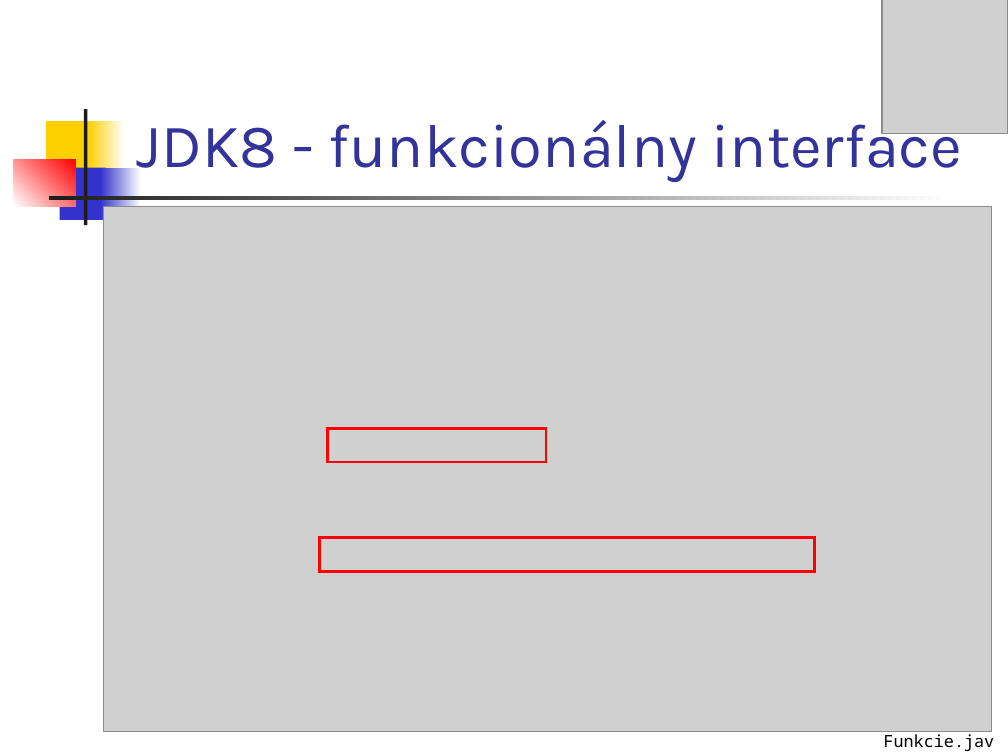
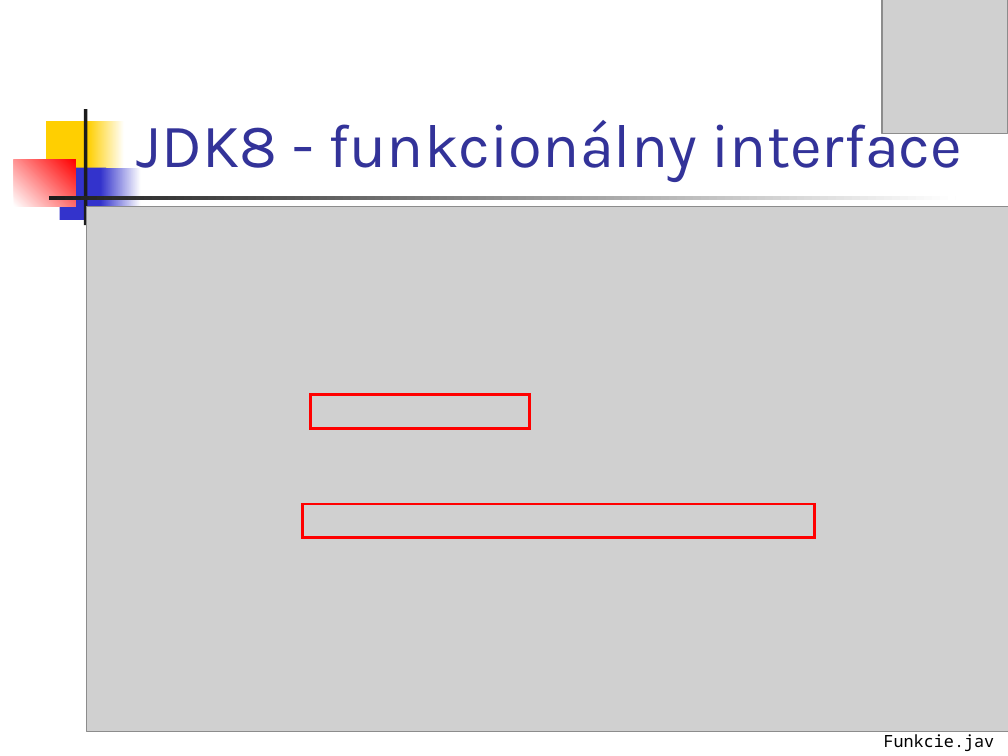
Before and after one commit to Funkcionalne/Prednasky, a slide deck: slide 15 of 01/01_fpro.ppt. Drawn at 1008x756 pixels with LibreOffice and Linux fonts; fonts in the diff are those of the drawing; grey boxes stand for pictures. Boxes give left, top, right and bottom in pixels: in the first picture for what was removed or moved away, otherwise in the second. Text is boxed around its words. In the diff, an @@ line names an element or a change of style, - is before the commit and + after.

```diff
--- a/01/01_fpro.ppt
+++ b/01/01_fpro.ppt
@@ picture resized from (x1=104, y1=207, x2=992, y2=732) to (x1=87, y1=207, x2=1008, y2=732) @@
@@ rectangle moved from (x1=328, y1=428, x2=546, y2=462) to (x1=310, y1=395, x2=529, y2=428) @@
@@ rectangle resized from (x1=320, y1=537, x2=815, y2=571) to (x1=302, y1=504, x2=814, y2=537) @@
```
Also in this commit, not shown: 5 other slides changed, 1 other file.
